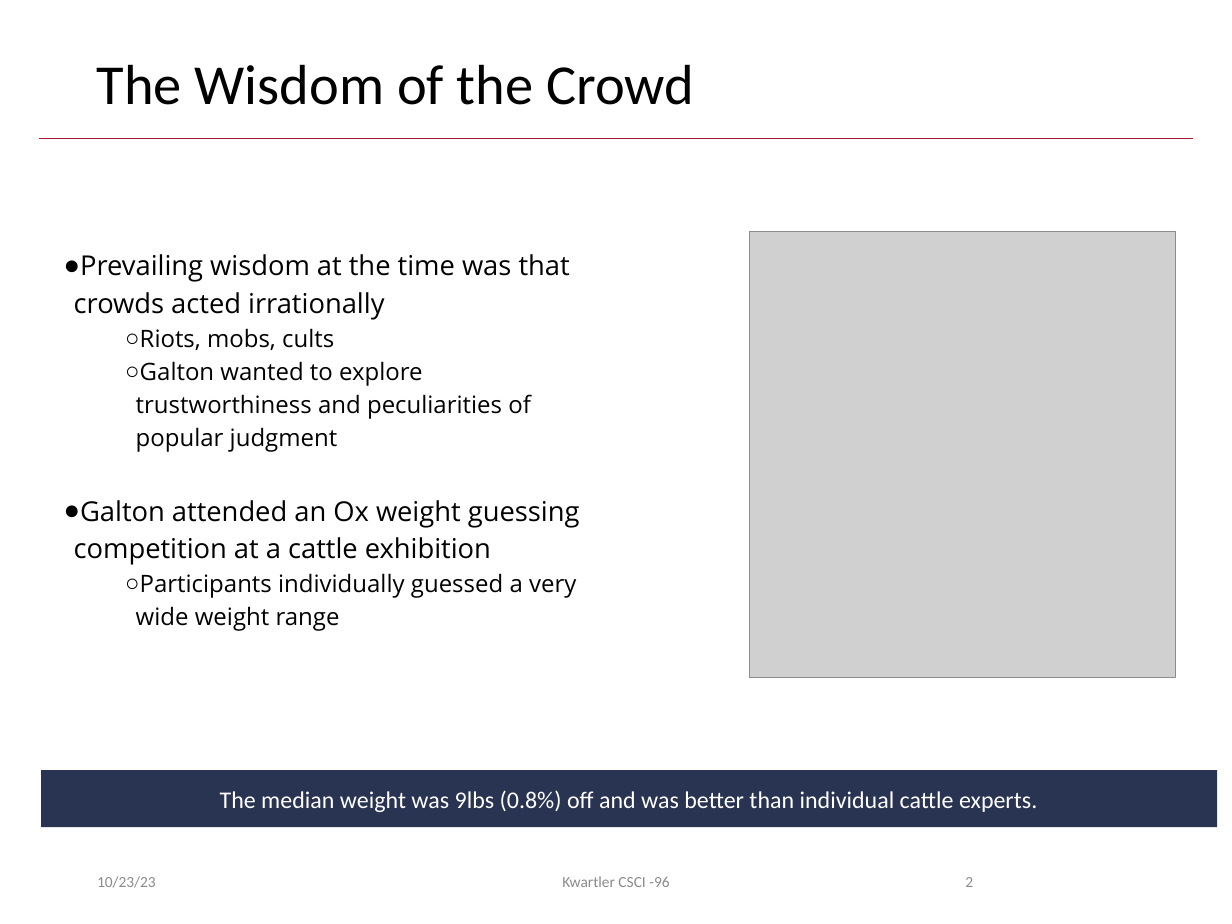
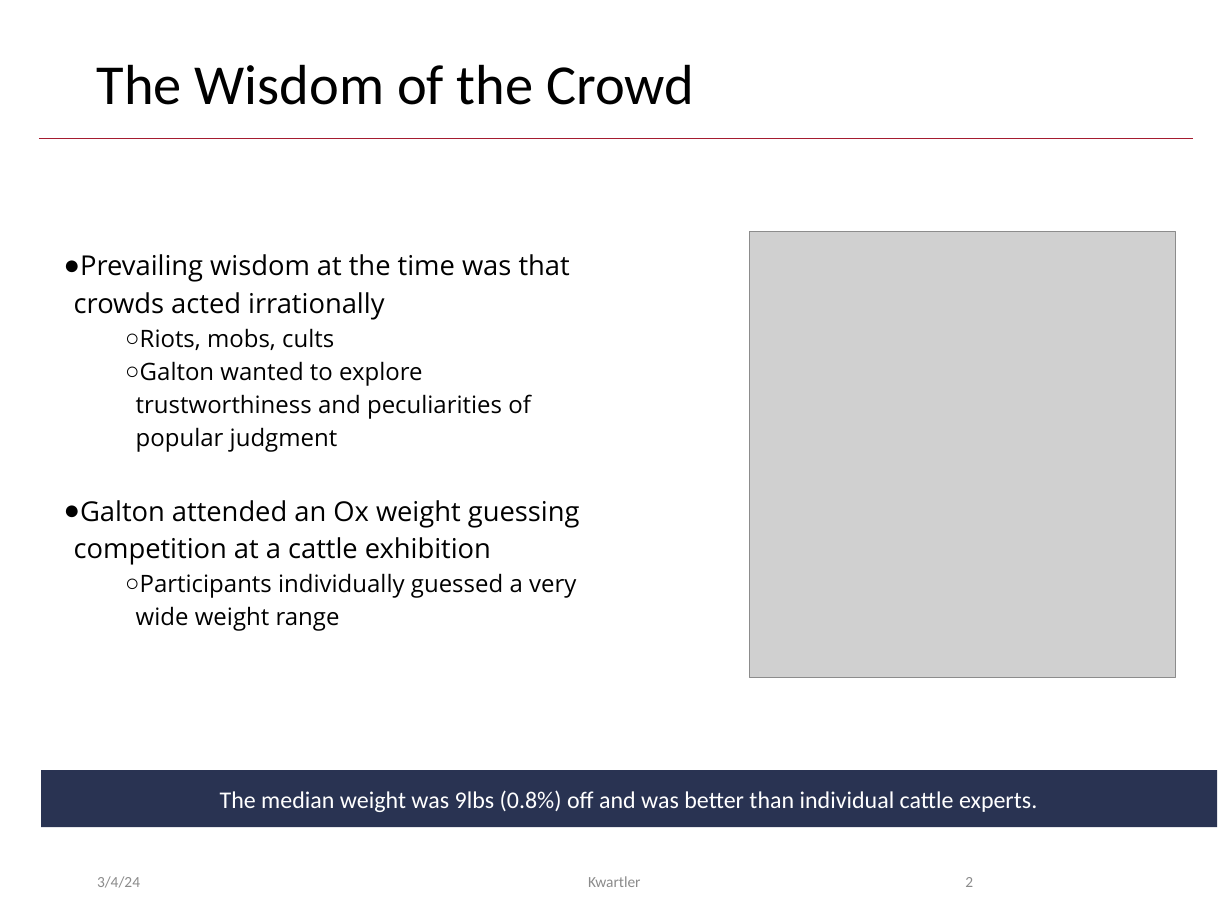
Before and after one commit to kwartler/Harvard_DataMining_Business_Student, a slide deck: slide 2 of Lessons/F_Tree_RF/C_RandomForests.pptx. Drawn at 1232x924 pixels with LibreOffice and Linux fonts; fonts in the diff are those of the drawing; grey boxes stand for pictures; background and template pictures are left out. Boxes give left, top, right and bottom in pixels: in the first picture for what was removed or moved away, otherwise in the second. Text is boxed around its words. In the diff, an @@ line names an element or a change of style, - is before the commit and + after.

```diff
--- a/Lessons/F_Tree_RF/C_RandomForests.pptx
+++ b/Lessons/F_Tree_RF/C_RandomForests.pptx
@@ text at bbox=[97, 876, 140, 888]: text changed @@
-10/23/23
+3/4/24
@@ text at bbox=[588, 876, 641, 887]: text changed @@
-Kwartler CSCI -96
+Kwartler
```
Also in this commit, not shown: 11 other slides changed, 1 other file.
